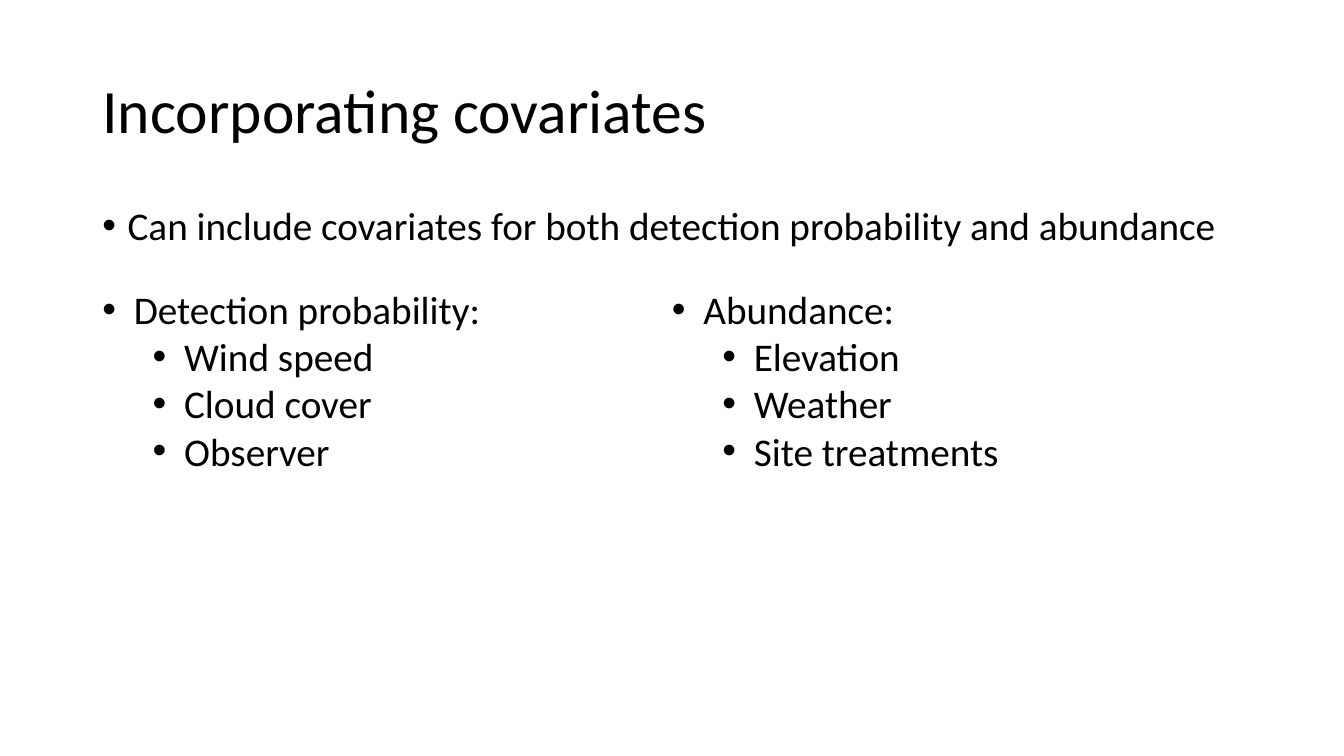
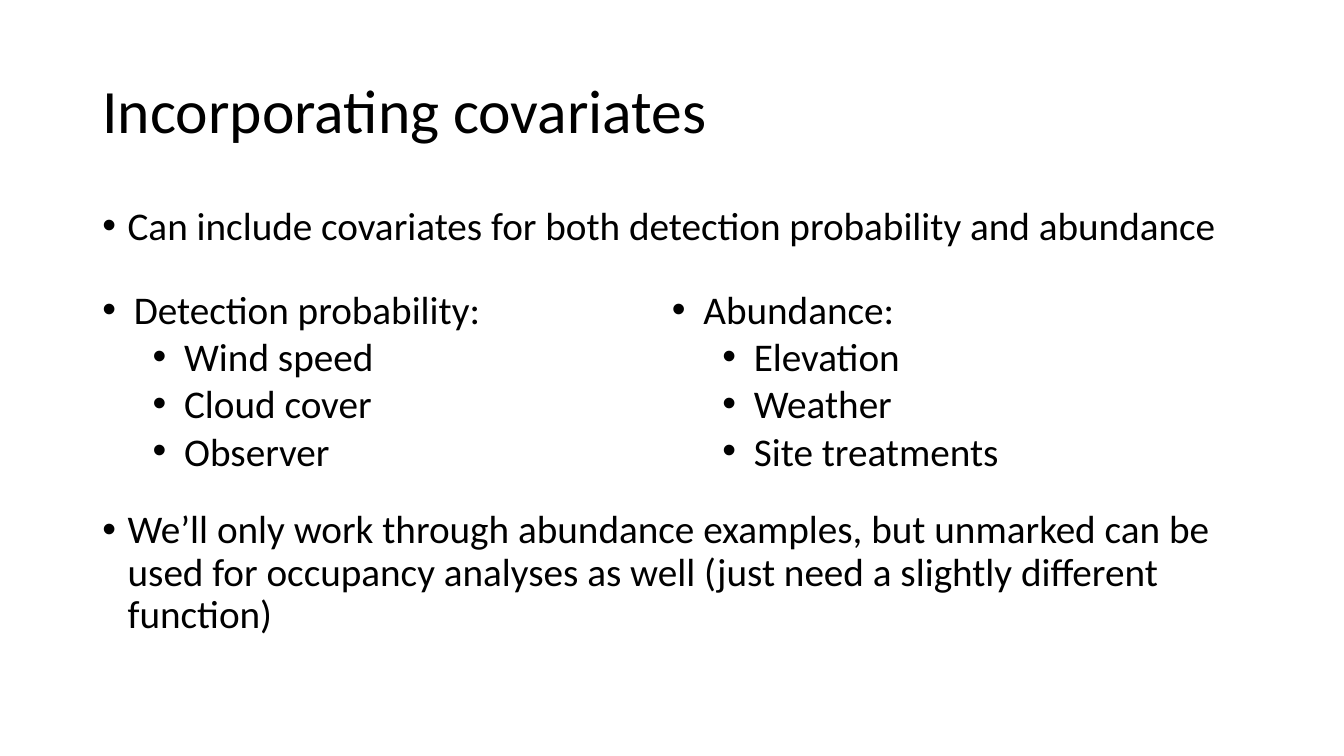
Before and after one commit to evanmadams/AOS_SCO-2021-Count-Data-Workshop, a slide deck: slide 17 of lessons/NMix.pptx (slide 16 before the commit). Drawn at 1344x756 pixels with LibreOffice and Linux fonts; fonts in the diff are those of the drawing. Boxes give left, top, right and bottom in pixels: in the first picture for what was removed or moved away, otherwise in the second. Text is boxed around its words. In the diff, an @@ line names an element or a change of style, - is before the commit and + after.

Commit message:
Occupancy text added

```diff
--- a/lessons/NMix.pptx
+++ b/lessons/NMix.pptx
@@ text added at bbox=[128, 515, 1209, 634], 28 pt, text #000000 @@
+• We’ll only work through abundance examples, but unmarked can be used for occupancy analyses as well (just need a slightly different function)
```
Also in this commit, not shown: 1 slide added.
